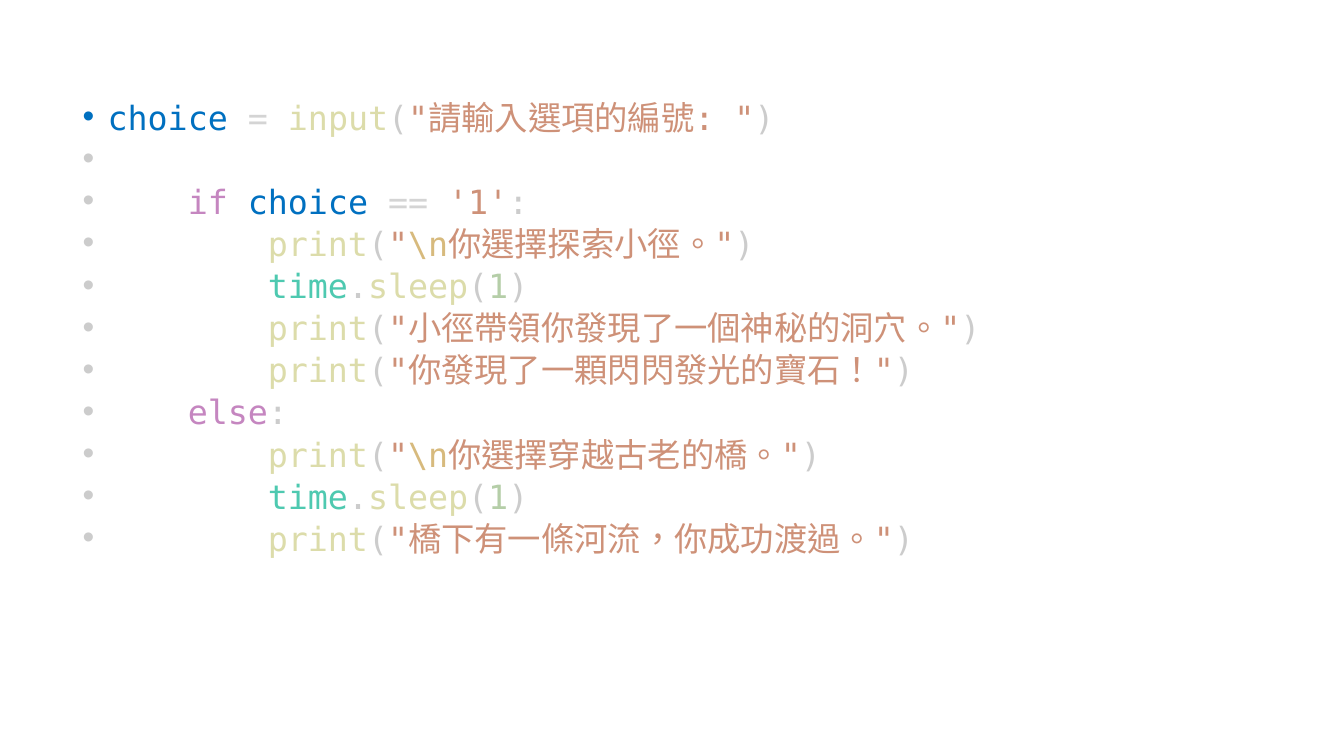
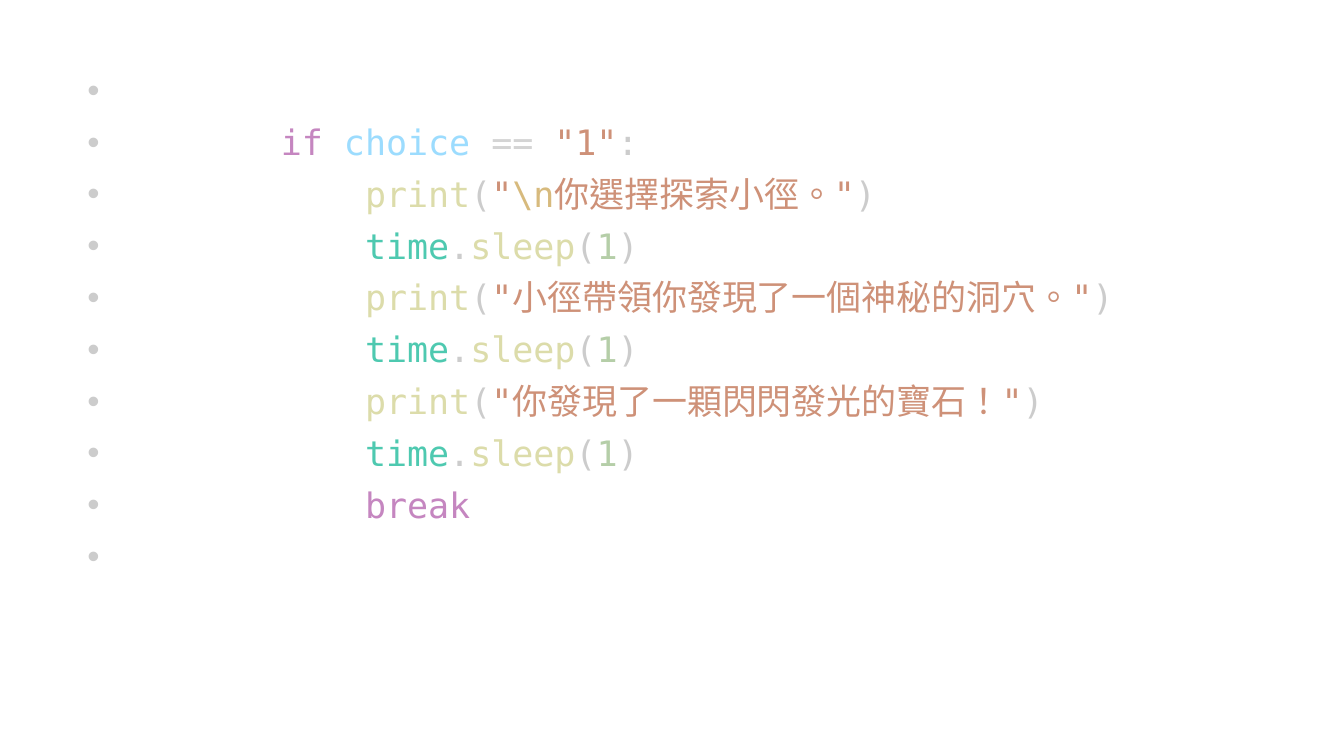
Before and after one commit to lanlan0214/pythontttt, a slide deck: slide 8 of 設計的奇幻世界.pptx. Drawn at 1344x756 pixels with LibreOffice and Linux fonts; fonts in the diff are those of the drawing. Boxes give left, top, right and bottom in pixels: in the first picture for what was removed or moved away, otherwise in the second. Text is boxed around its words. In the diff, an @@ line names an element or a change of style, - is before the commit and + after.

```diff
--- a/設計的奇幻世界.pptx
+++ b/設計的奇幻世界.pptx
@@ text "if choice == "1":": place and size @@
-text "if choice == "1":" at box(108, 103, 981, 558)
+text "if choice == "1":" at box(281, 128, 1113, 519)
@@ text at box(281, 128, 638, 156): text changed; size 23.8 to 25 pt; text colour #CE9178 to #9CDCFE @@
-• choice = input("請輸入選項的編號: ")
-• if choice == '1':
+• if choice == "1":
@@ text at box(365, 179, 1113, 473): size 23.8 to 25 pt in "print("\n你選擇探索小徑。")", "time.sleep(1)", "print("小徑帶領你發現了一個神秘的洞穴。")", "print("你發現了一顆閃閃發光的寶石！")" and 1 more places; line spacing 0.7 to 0.9 @@
@@ text at box(365, 335, 639, 369): paragraph added @@
+• time.sleep(1)
@@ text at box(188, 398, 821, 474): paragraphs removed @@
-• else:
-• print("\n你選擇穿越古老的橋。")
@@ text at box(365, 491, 470, 519): text changed; size 23.8 to 25 pt; text colour #CE9178 to #C586C0 @@
-• print("橋下有一條河流，你成功渡過。")
+• break
```
Also in this commit, not shown: 1 other slide changed, 1 slide added, 6 other files.
